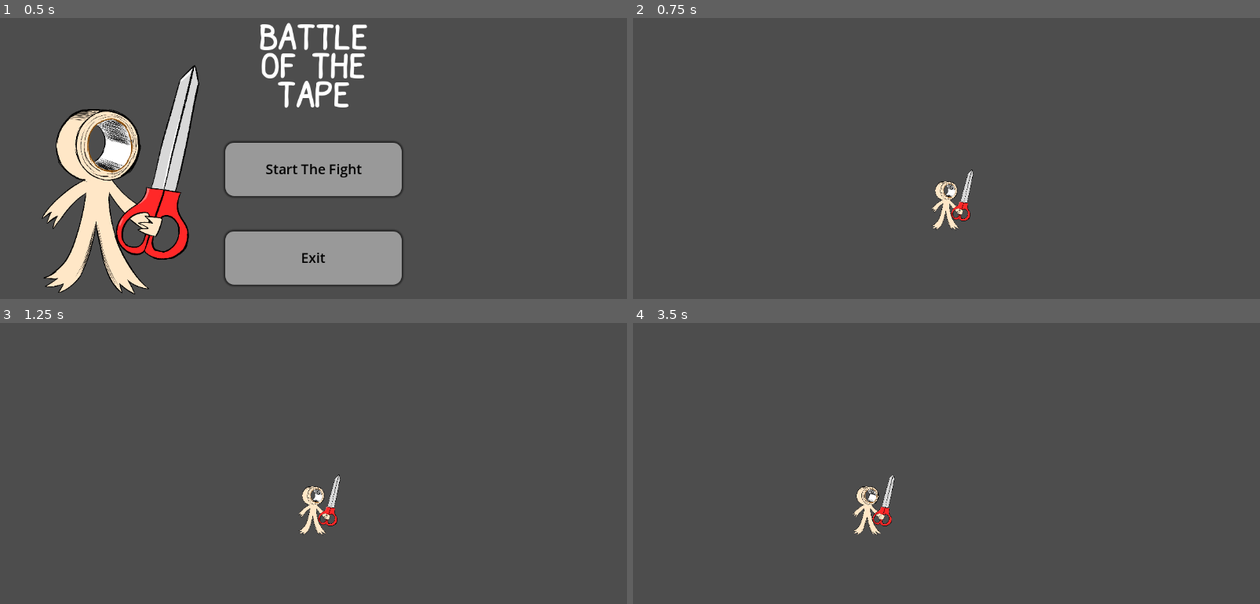
Above: before the commit, frames 1-4 (two rows, left to right).
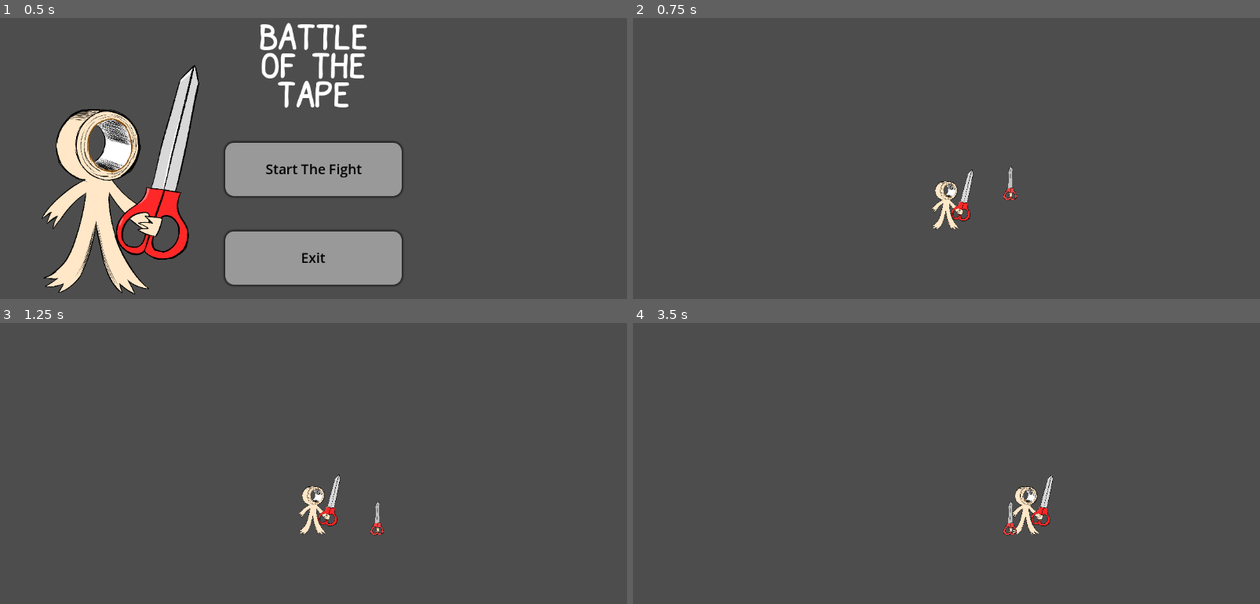
Above: after the commit, the same moments.

Repository: randompr0person/MaskingTape-GGJ26
Game: Godot game, scene res://Scenes/main_menu.tscn
The game is run twice, just before and just after one commit, with the same random seed, the same clock (stepped at 60 frames per second) and the same inputs.
Inputs:
- Up to frame 1 (0.5 s): no input
- Up to frame 2 (0.75 s): click "Start The Fight" at 0.5 s
- Up to frame 3 (1.25 s): no input
- Up to frame 4 (3.5 s): tap Enter (ui_accept) at 1.25, 1.52, 2.27 s; hold Right (ui_right) 1.28-2.78 s; hold Left (ui_left) from 2.78 s (still down)

Frame 1 is identical in both runs. In frame 2, 0.1% of the frame differs, in the area x 59-62%, y 52-65%; in frame 3, 0.1%; in frame 4, 1.3%, in the area x 35-68%, y 54-76%.

Commit message:
scissors

Diff:
--- /dev/null
+++ b/Scenes/Scissors.tscn
@@ -0,0 +1,20 @@
+[gd_scene load_steps=4 format=3 uid="uid://dpp3mbh2fjjui"]
+
+[ext_resource type="Texture2D" uid="uid://be6rs626u73a8" path="res://Assets/Sprites/scizors.png" id="1_7g7ur"]
+
+[sub_resource type="PhysicsMaterial" id="PhysicsMaterial_7g7ur"]
+
+[sub_resource type="RectangleShape2D" id="RectangleShape2D_7p3tj"]
+size = Vector2(20, 60)
+
+[node name="Scissors" type="RigidBody2D"]
+physics_material_override = SubResource("PhysicsMaterial_7g7ur")
+
+[node name="CollisionShape2D" type="CollisionShape2D" parent="."]
+position = Vector2(-2, -23)
+shape = SubResource("RectangleShape2D_7p3tj")
+
+[node name="Sprite2D" type="Sprite2D" parent="."]
+position = Vector2(1, -22)
+scale = Vector2(0.032, 0.032)
+texture = ExtResource("1_7g7ur")
--- a/Scenes/game.tscn
+++ b/Scenes/game.tscn
@@ -1,6 +1,7 @@
-[gd_scene load_steps=3 format=3 uid="uid://b8fpxbty20vi8"]
+[gd_scene load_steps=4 format=3 uid="uid://b8fpxbty20vi8"]
 
 [ext_resource type="PackedScene" uid="uid://cyv8o2vpwimvj" path="res://Scenes/player.tscn" id="1_ebmjs"]
+[ext_resource type="PackedScene" uid="uid://dpp3mbh2fjjui" path="res://Scenes/Scissors.tscn" id="2_qxrlw"]
 
 [sub_resource type="WorldBoundaryShape2D" id="WorldBoundaryShape2D_ebmjs"]
 
@@ -27,3 +28,6 @@
 position = Vector2(-5.34058e-05, -1152)
 rotation = -3.14159
 shape = SubResource("WorldBoundaryShape2D_ebmjs")
+
+[node name="Scissors" parent="." instance=ExtResource("2_qxrlw")]
+position = Vector2(118, -74)
